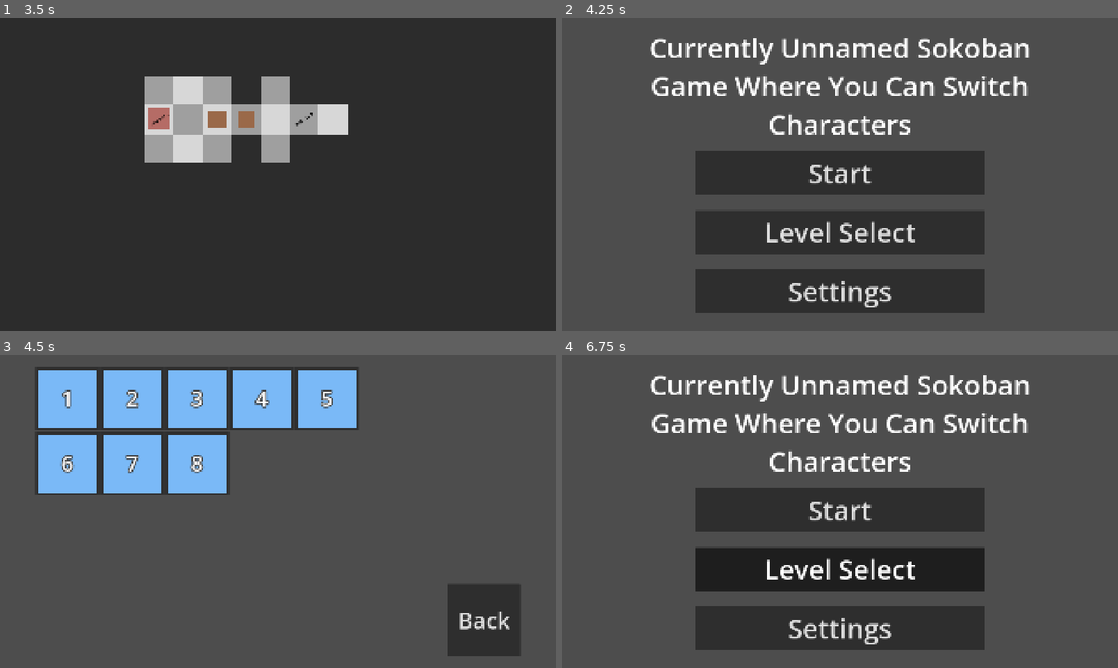
Above: before the commit, frames 1-4 (two rows, left to right).
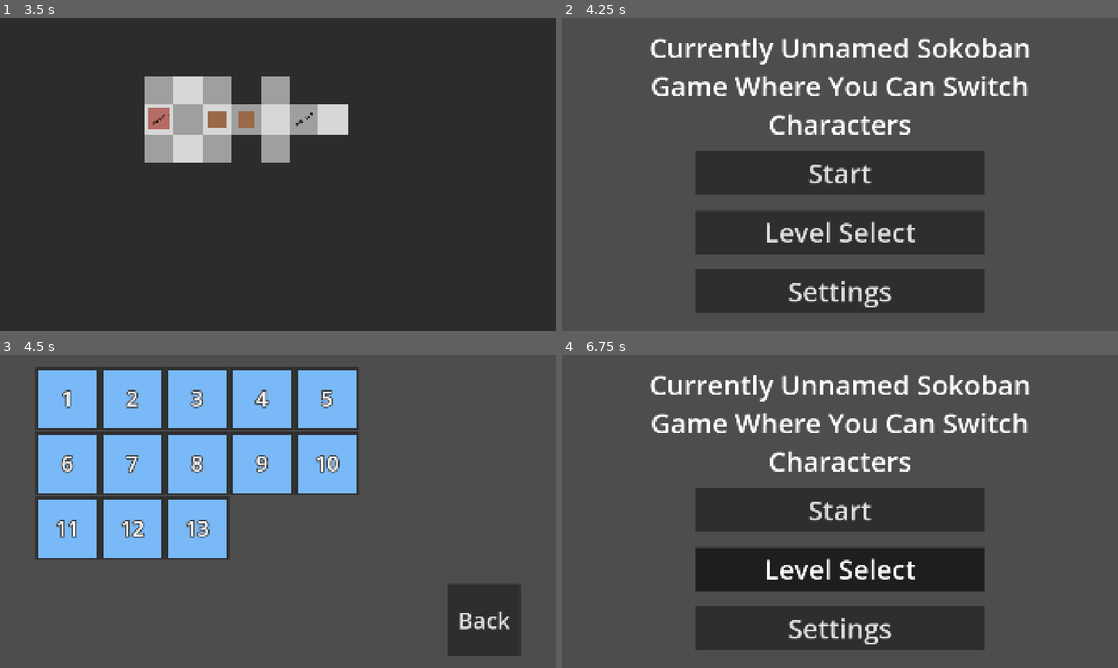
Above: after the commit, the same moments.

Repository: somestufz/GDS-Game-Jam-Repo
Game: Godot game, scene res://scenes/main/game.tscn
Same seed, same stepped clock (60 frames per second), same inputs: the game is played once before the commit and once after it. This scene is started directly instead of the project's main scene.
Inputs (mouse positions are in pixels of both pictures, inside the frame that each line leads up to):
- Up to frame 1 (3.5 s): click "Start" at 0.5 s; tap Enter at 1.25 s; move the mouse to (400, 158) at 1.27 s; hold D (move_right) 1.28-2.03 s; tap Space (ability) at 1.35 s; click (400, 158) at 1.42 s; tap R (restart) at 2 s; move the mouse to (166, 190) at 2.02 s; hold S (move_down) 2.03-2.75 s; tap Shift (shift) at 2.1 s; click "Start" at 2.75 s
- Up to frame 2 (4.25 s): tap R (restart) at 3.5 s; move the mouse to (895, 105) at 3.52 s; hold D (move_right) from 3.53 s (still down); tap Z (undo) at 3.6 s
- Up to frame 3 (4.5 s): release D (move_right) at 4.25 s; click "Level Select" at 4.25 s
- Up to frame 4 (6.75 s): click "Back" at 5 s; click "Settings" at 5.75 s; move the mouse to (812, 574) at 6.52 s; hold W (move_up) from 6.53 s (still down); tap Z (undo) at 6.6 s; click (812, 574) at 6.67 s

Frames 1-2 are identical in both runs. In frame 3, 11% of the frame differs, in the area x 6-65%, y 24-66%; in frame 4, nothing differs.

Commit message:
fix merge issue

Diff:
--- a/Main/Sokoban/scenes/main/game.tscn
+++ b/Main/Sokoban/scenes/main/game.tscn
@@ -14,7 +14,7 @@
 
 [node name="LevelManager" parent="." unique_id=294967547 instance=ExtResource("1_e64el")]
 position = Vector2(-960, -540)
-level_names = Array[String](["res://scenes/main/levels/level …(292 unchanged characters)…  "res://scenes/main/levels/level_1.tscn"])
+level_names = Array[String](["res://scenes/main/levels/level …(292 unchanged characters)…  "res://scenes/main/levels/level_1.tscn", "res://scenes/main/levels/level_chameleon_1.tscn", "res://scenes/main/levels/level_chameleon_2.tscn", "res://scenes/main/levels/level_chameleon_3.tscn", "res://scenes/main/levels/level_kangaroo_1.tscn", "res://scenes/main/levels/level_kangaroo_2.tscn"])
 
 [node name="UI" type="Control" parent="." unique_id=1602658547]
 layout_mode = 3
